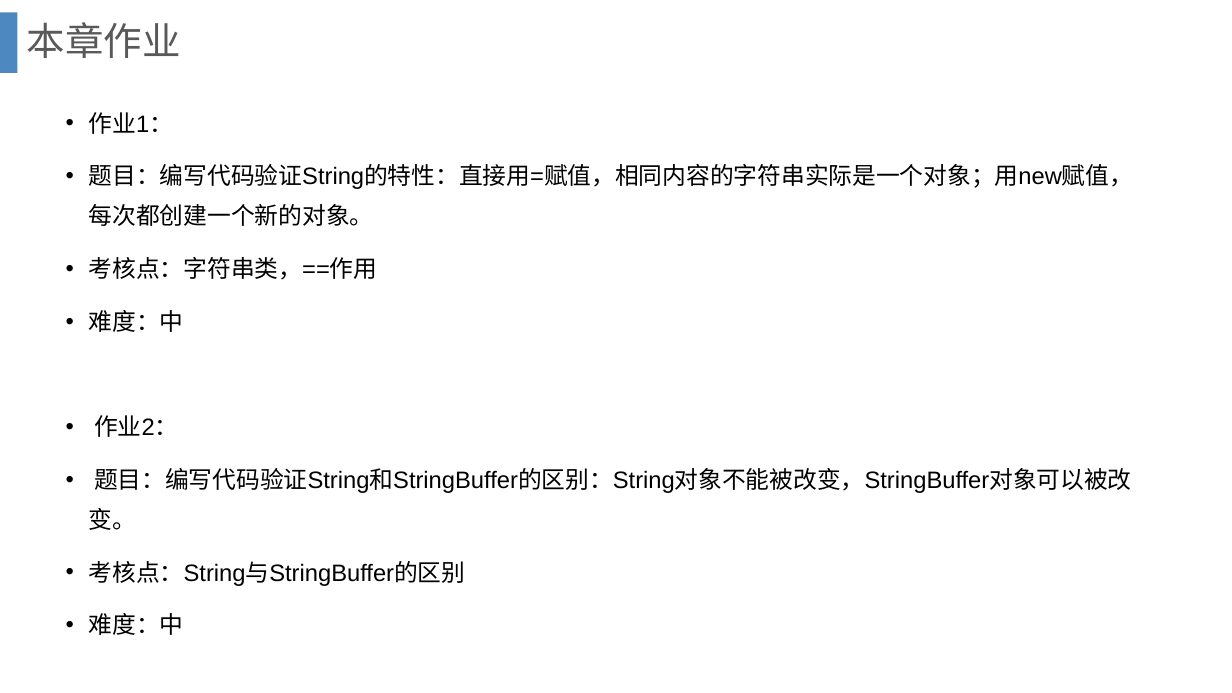
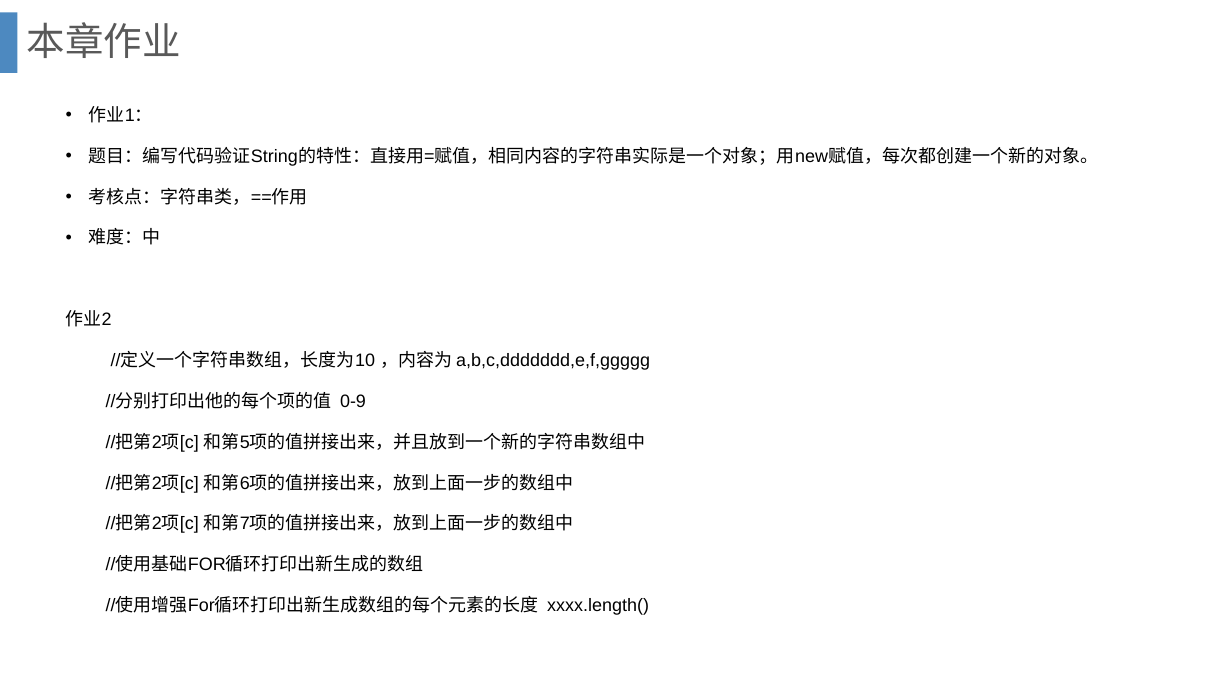
Before and after one commit to gcl-ant/study, a slide deck: slide 95 of gcl/教案/JavaPPT/JavaPPT/2.pptx. Drawn at 1232x693 pixels with LibreOffice and Linux fonts; fonts in the diff are those of the drawing; background and template pictures are left out. Boxes give left, top, right and bottom in pixels: in the first picture for what was removed or moved away, otherwise in the second. Text is boxed around its words. In the diff, an @@ line names an element or a change of style, - is before the commit and + after.

```diff
--- a/gcl/教案/JavaPPT/JavaPPT/2.pptx
+++ b/gcl/教案/JavaPPT/JavaPPT/2.pptx
@@ text at <box>89,106,1098,245</box>: size 18.5 to 14 pt in "作业1：", "题目：编写代码验证String的特性：直接用=赋值，相同内容的字符串实际是一个对象；用new赋值，每次都创建一个新的对象 ...", "考核点：字符串类，==作用", "难度：中"; line spacing 1.4 to 1.3 @@
@@ text at <box>66,310,650,615</box>: text changed; size 18.5 to 14 pt @@
-• 作业2：
-• 题目：编写代码验证String和StringBuffer的区别：String对象不能被改变，StringBuffer对象可以被改变。
-• 考核点：String与StringBuffer的区别
-• 难度：中
+作业2
+//定义一个字符串数组，长度为10 ，内容为 a,b,c,ddddddd,e,f,ggggg
+//分别打印出他的每个项的值 0-9
+//把第2项[c] 和第5项的值拼接出来，并且放到一个新的字符串数组中
+//把第2项[c] 和第6项的值拼接出来，放到上面一步的数组中
+//把第2项[c] 和第7项的值拼接出来，放到上面一步的数组中
+//使用基础FOR循环打印出新生成的数组
+//使用增强For循环打印出新生成数组的每个元素的长度 xxxx.length()
```
Also in this commit, not shown: 4 other slides changed, 8 other files.
